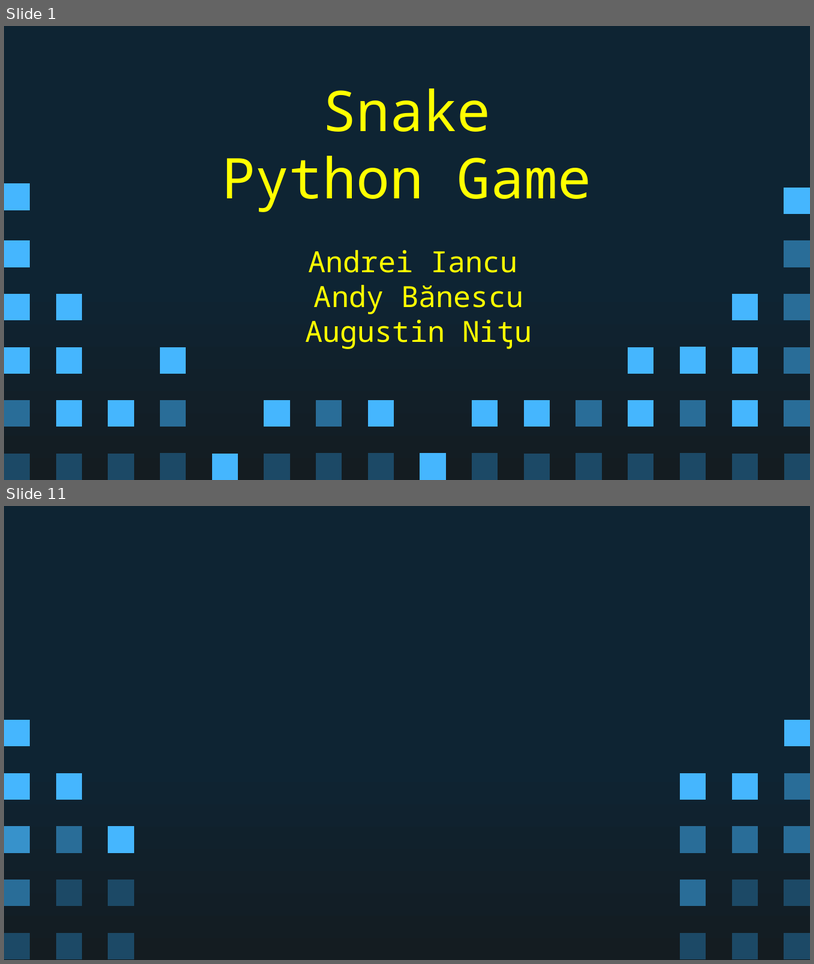
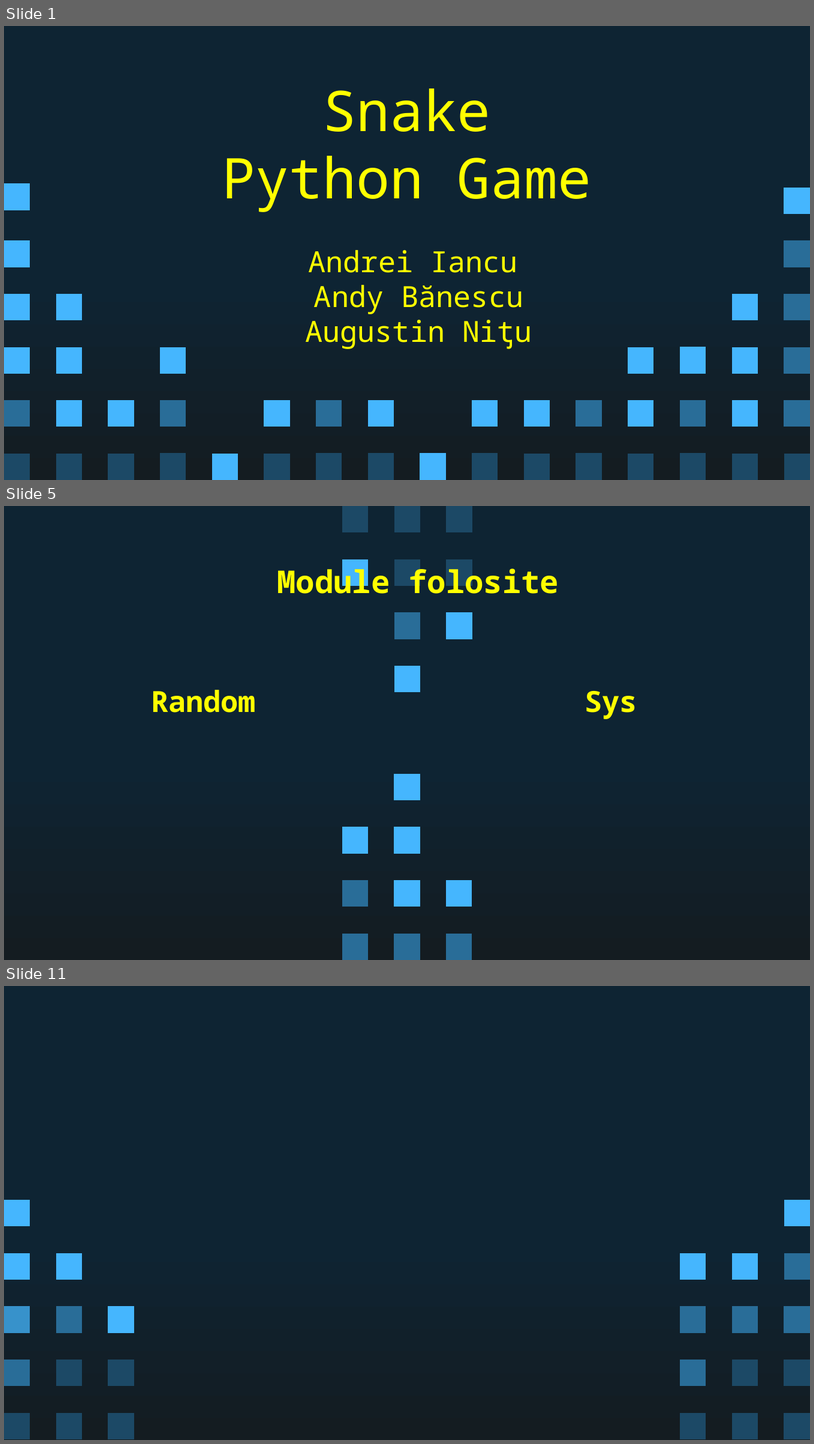
Before and after one commit to not-andrew/Python101_snake, a slide deck: Prezentare.pptx. Shown one above the other, each under a label of ours: slides 1 and 11 before the commit, slides 1, 5 and 11 after it; the slides between them are not shown. The pictures are 814x964 and 814x1444 pixels, drawn with LibreOffice and Linux fonts; fonts in the diff are those of the drawing. Boxes give left, top, right and bottom in pixels: in the first picture for what was removed or moved away, otherwise in the second. Text is boxed around its words. In the diff, an @@ line names an element or a change of style, - is before the commit and + after.

```diff
--- a/Prezentare.pptx
+++ b/Prezentare.pptx
@@ slide 5 added at <box>4,506,810,960</box>, background gradient #0E2433 to #141C21 @@
@@ freeform shape added at <box>342,506,368,532</box>, fill #1C4966 @@
@@ freeform shape added at <box>394,506,420,532</box>, fill #1C4966 @@
@@ freeform shape added at <box>447,506,473,532</box>, fill #1C4966 @@
@@ freeform shape added at <box>342,559,368,586</box>, fill #45B6FE @@
@@ freeform shape added at <box>394,559,420,586</box>, fill #1C4966 @@
@@ freeform shape added at <box>447,559,473,586</box>, fill #1C4966 @@
@@ text added at <box>278,564,560,594</box>, 28 pt, text #FFFF00, bold @@
+Module folosite
@@ freeform shape added at <box>394,612,420,639</box>, fill #296D98 @@
@@ freeform shape added at <box>447,612,473,639</box>, fill #45B6FE @@
@@ freeform shape added at <box>394,666,420,692</box>, fill #45B6FE @@
@@ title added at <box>151,690,256,712</box>, 26 pt, text #FFFF00, bold @@
+Random
@@ title added at <box>585,691,637,719</box>, 26 pt, text #FFFF00, bold @@
+Sys
@@ freeform shape added at <box>394,774,420,801</box>, fill #45B6FE @@
@@ freeform shape added at <box>394,774,420,801</box>, fill #45B6FE @@
@@ freeform shape added at <box>342,827,368,853</box>, fill #45B6FE @@
@@ freeform shape added at <box>394,827,420,853</box>, fill #45B6FE @@
@@ freeform shape added at <box>342,880,368,907</box>, fill #296D98 @@
@@ freeform shape added at <box>394,880,420,907</box>, fill #45B6FE @@
@@ freeform shape added at <box>446,880,472,907</box>, fill #45B6FE @@
@@ freeform shape added at <box>342,933,368,959</box>, fill #296D98 @@
@@ freeform shape added at <box>394,933,420,959</box>, fill #296D98 @@
@@ freeform shape added at <box>446,933,472,959</box>, fill #296D98 @@
```
Also in this commit, not shown: 3 slides changed, 5 other slides added, 7 slides removed.
